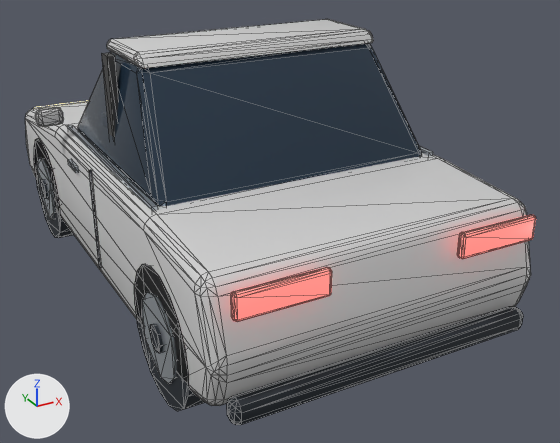
A saved change to the glTF model game/models/car_0.glb.
One viewpoint serves both versions: a 50 mm camera at (-1.93, -4.19, 1.78) aimed at (0.21, -0.3, -0.16). Arrows for +X, +Y and +Z are at lower left; the lights stay in place. The older version comes first. Mesh edges are drawn as thin lines. Vertices at exactly the same position are counted once.

In view in the first picture: 'prism'.
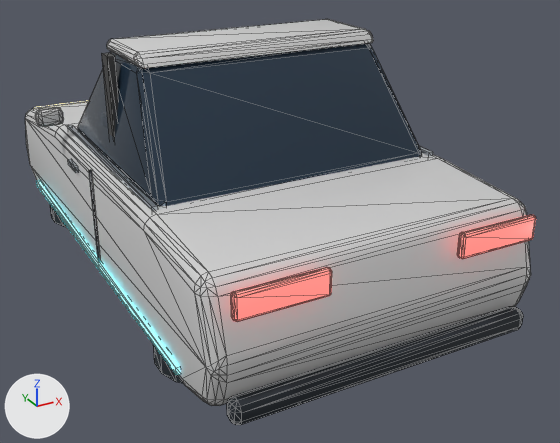
The newer file is also turned or shifted as a whole; pictures and numbers use the older file's frame.

Where the change shows, as pixel boxes (x1, y1, x2, y2) in the pictures (560 x 443 px):
part 1 of me_prism, added: after (153, 344, 184, 384)
part 2 of me_prism, added (mostly hidden): after (50, 204, 67, 227)
part 3 of me_prism, added: after (37, 181, 180, 375)
part 4 of me_prism, deleted: before (34, 139, 205, 411)

Patch to the scene script:
```diff
--- a/game/models/car_0.glb.py
+++ b/game/models/car_0.glb.py
@@ mat_jet @@
+mat_jet = principled_material('Jet')
+mat_jet.base_color = (0.114, 0.896, 1.0)  # cyan #5ff3ff
+mat_jet.roughness = 0.3
+mat_jet.emission_color = (0.114, 0.896, 1.0)  # cyan #5ff3ff
+mat_jet.emission_strength = 3.0
@@ me_prism @@
 # used by ob_prism; location = (0.0, 0.0, 0.0)
-me_prism.from_pydata(...)  # 1064 vertices, 2000 faces; spans x -1.04..1.04, y -1.78..1.78, z -0.57..1.0
+me_prism.from_pydata(...)  # 1064 vertices, 2008 faces; spans x -1.04..1.04, y -1.78..1.78, z -0.47..1.0
+# me_prism part 1: a new loose piece, an 18-sided cylinder along z spanning x -0.9..-0.3, y -1.35..-0.75, z -0.44..-0.32, in mat_dark (black #1b232b)
+# me_prism part 2: a new loose piece, an 18-sided cylinder along z spanning x -0.9..-0.3, y 0.75..1.35, z -0.44..-0.32, in mat_dark (black #1b232b)
+# me_prism part 3: a new loose piece, a box spanning x -0.917..-0.892, y -1.365..1.365, z -0.28..-0.24, in mat_jet (cyan #5ff3ff, glowing cyan #5ff3ff)
+# me_prism part 4: 12 loose pieces with 304 vertices, spanning x -0.92..0.92, y -1.48..1.48, z -0.57..0.13, are deleted
+# other edits to the shape of me_prism do not show in these pictures
 me_prism.materials.append(mat_body)
@@ me_prism @@
 me_prism.materials.append(mat_tail)
+me_prism.materials.append(mat_jet)  # cyan #5ff3ff, glowing cyan #5ff3ff
```
